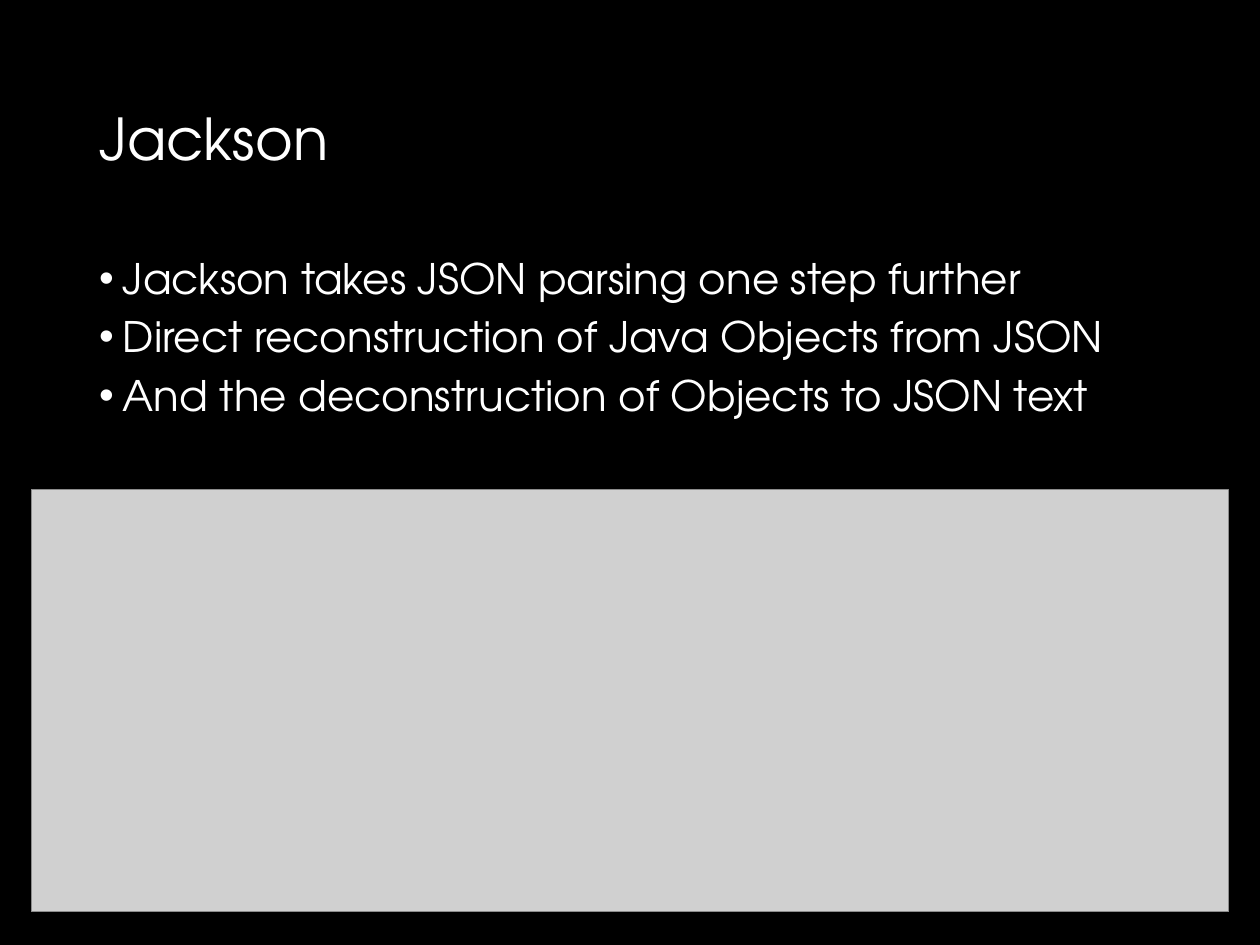
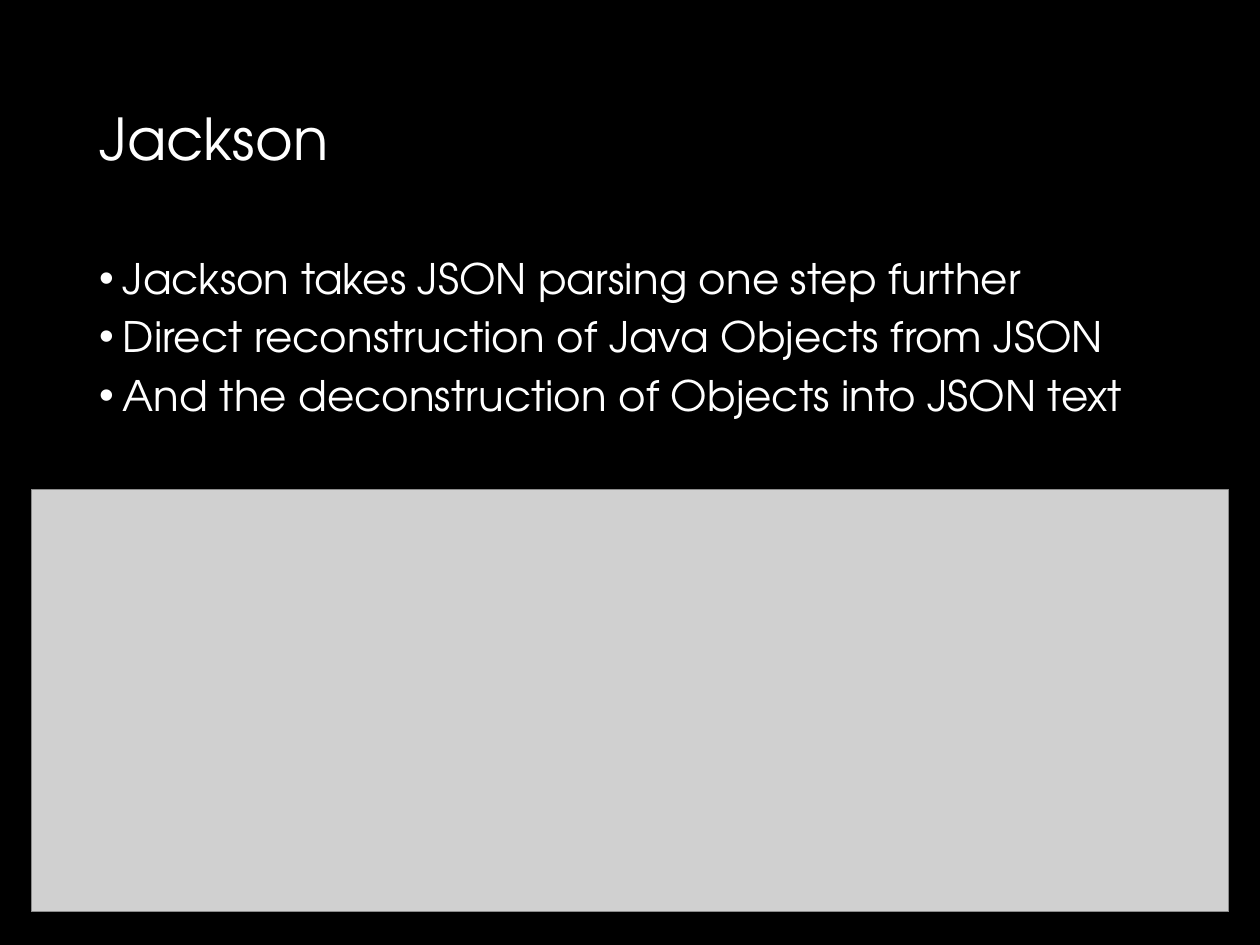
Before and after one commit to drslock/SPE2018, a slide deck: slide 8 of Lecture Slides/17 Advanced Data Handling.pptx. Drawn at 1260x945 pixels with LibreOffice and Linux fonts; fonts in the diff are those of the drawing; grey boxes stand for pictures. Boxes give left, top, right and bottom in pixels: in the first picture for what was removed or moved away, otherwise in the second. Text is boxed around its words. In the diff, an @@ line names an element or a change of style, - is before the commit and + after.

```diff
--- a/Lecture Slides/17 Advanced Data Handling.pptx
+++ b/Lecture Slides/17 Advanced Data Handling.pptx
@@ text at (x1=123, y1=379, x2=1122, y2=419): text changed @@
-• And the deconstruction of Objects to JSON text
+• And the deconstruction of Objects into JSON text
```
Also in this commit, not shown: 7 other slides changed.
